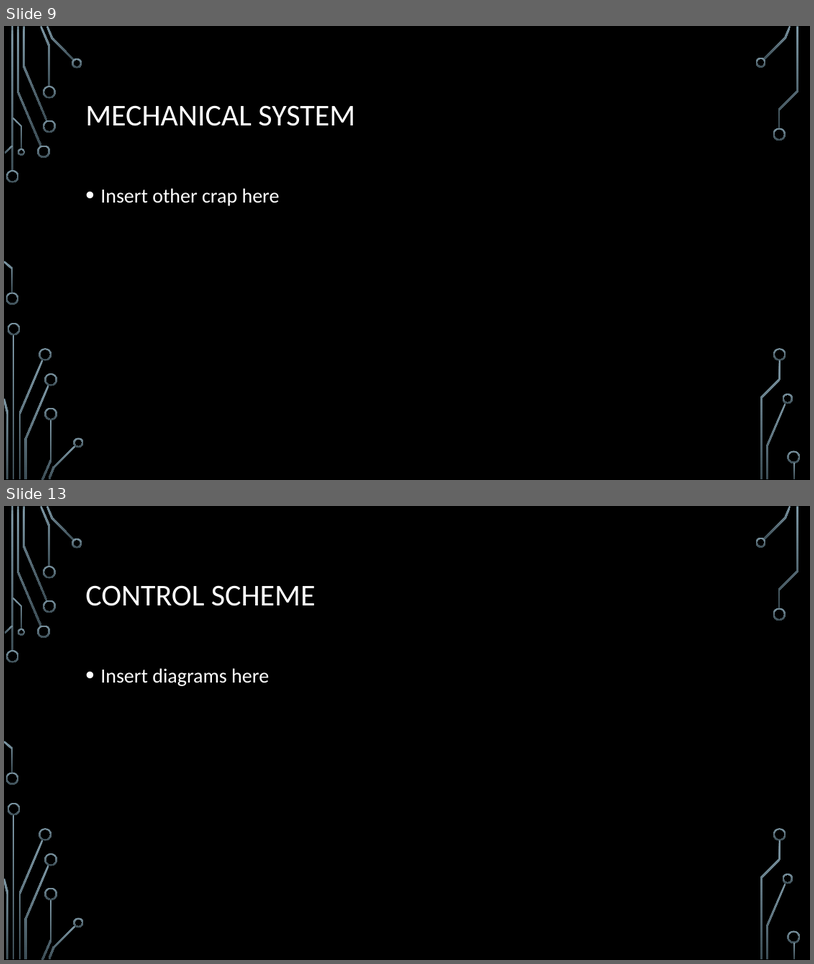
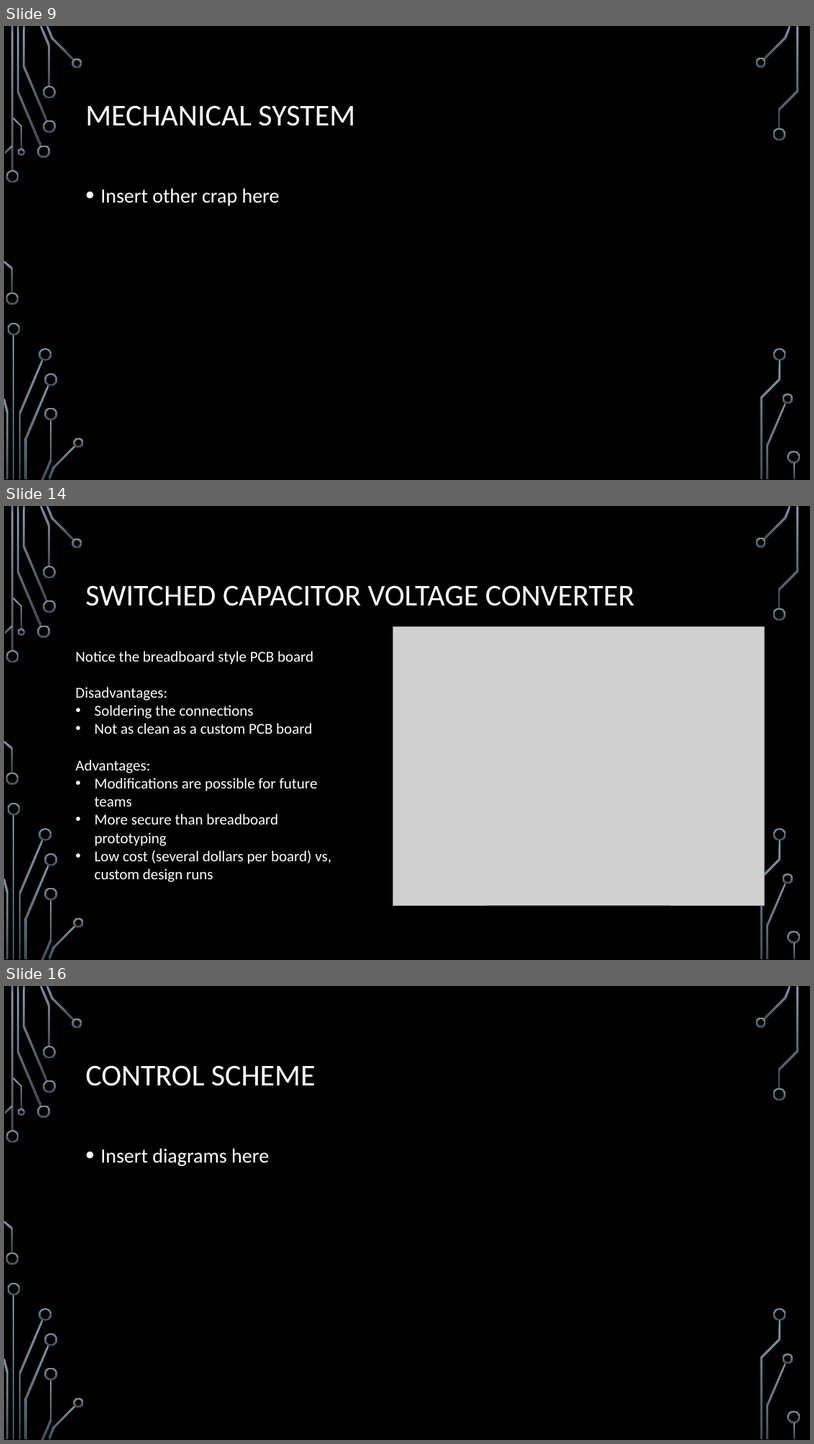
Before and after one commit to Logiant/AgileRoboticControls, a slide deck: Documentation/Presentation/Joy Global Presentation.pptx. Shown one above the other, each under a label of ours: slides 9 and 13 before the commit, slides 9, 14 and 16 after it; the slides between them are not shown. The pictures are 814x964 and 814x1444 pixels, drawn with LibreOffice and Linux fonts; fonts in the diff are those of the drawing; grey boxes stand for pictures; background and template pictures are left out. Boxes give left, top, right and bottom in pixels: in the first picture for what was removed or moved away, otherwise in the second. Text is boxed around its words. In the diff, an @@ line names an element or a change of style, - is before the commit and + after.

```diff
--- a/Documentation/Presentation/Joy Global Presentation.pptx
+++ b/Documentation/Presentation/Joy Global Presentation.pptx
@@ slide 14 added at [4, 506, 810, 960], background picture (left out); not listed: 36 template elements that a slide beside it also shows @@
@@ title added at [85, 585, 635, 606], 36 pt, text #FFFFFF @@
+SWITCHED CAPACITOR VOLTAGE CONVERTER
@@ picture added at [393, 626, 764, 906] @@
@@ text added at [75, 651, 332, 882], 18 pt, text #FFFFFF @@
+Notice the breadboard style PCB board
+Disadvantages:
+• Soldering the connections
+• Not as clean as a custom PCB board
+Advantages:
+• Modifications are possible for future teams
+• More secure than breadboard prototyping
+• Low cost (several dollars per board) vs, custom design runs
@@ what was slide 13 is now slide 16 @@
```
Also in this commit, not shown: 2 slides changed, 3 other slides added, 1 slide removed, 9 other files.
